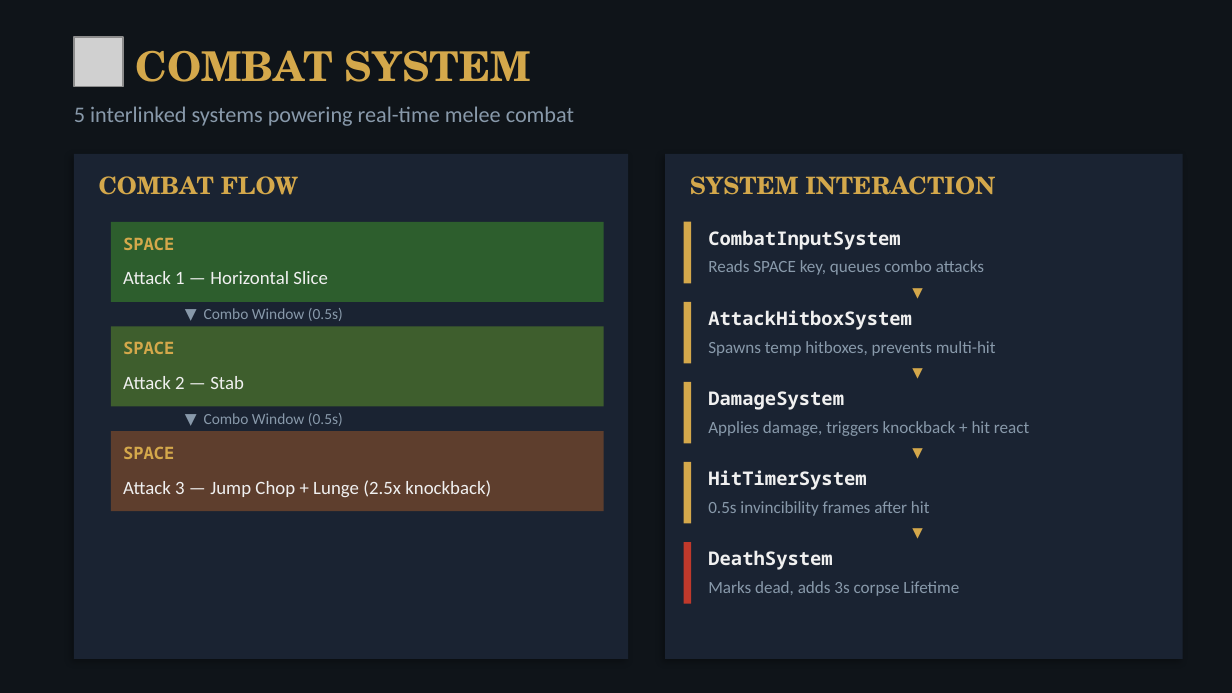
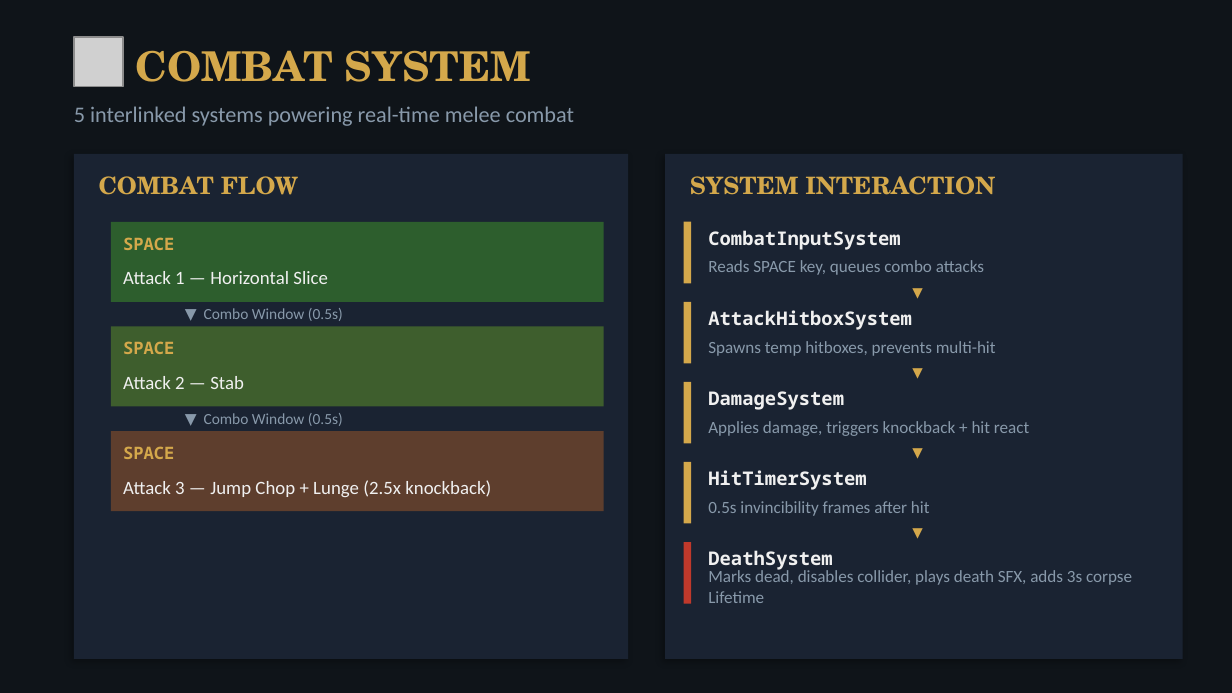
Before and after one commit to JosephDriedger/echoes-of-the-forgotten-keep, a slide deck: slide 5 of docs/EFK_Presentation.pptx. Drawn at 1232x693 pixels with LibreOffice and Linux fonts; fonts in the diff are those of the drawing; grey boxes stand for pictures. Boxes give left, top, right and bottom in pixels: in the first picture for what was removed or moved away, otherwise in the second. Text is boxed around its words. In the diff, an @@ line names an element or a change of style, - is before the commit and + after.

```diff
--- a/docs/EFK_Presentation.pptx
+++ b/docs/EFK_Presentation.pptx
@@ text at (708, 569, 1132, 603): text changed @@
-Marks dead, adds 3s corpse Lifetime
+Marks dead, disables collider, plays death SFX, adds 3s corpse Lifetime
```
Also in this commit, not shown: 3 other slides changed, 5 other files.
